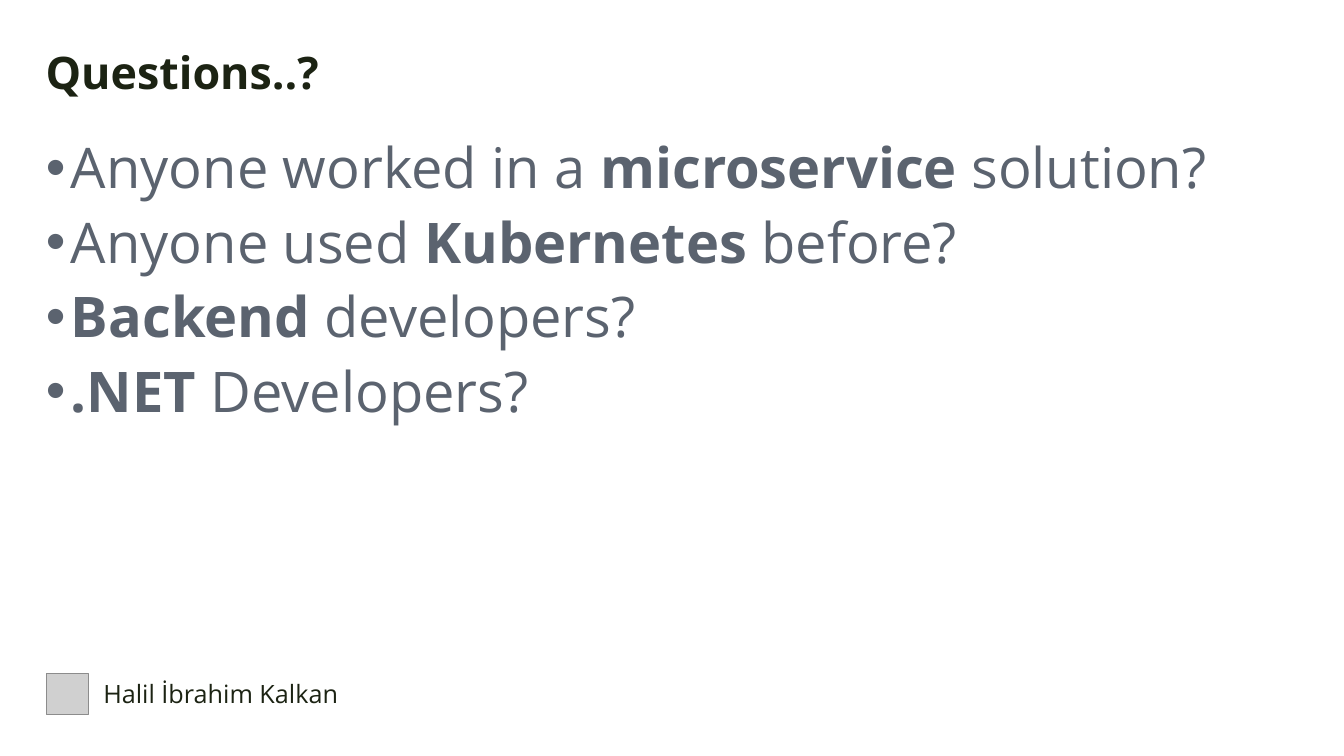
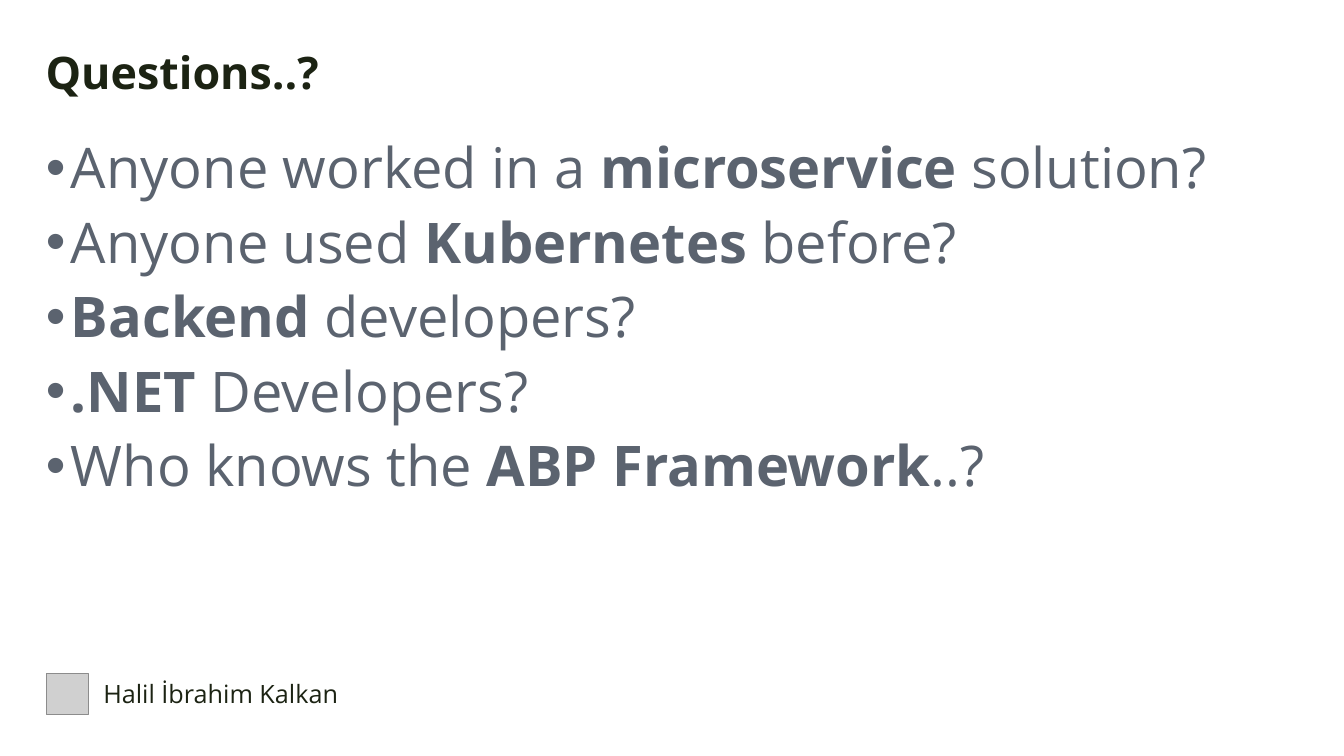
Before and after one commit to hikalkan/presentations, a slide deck: slide 4 of 2023-10-07 Devnot Kubernetes Integrated Development/KubernetesIntegratedDevelopment2023.pptx. Drawn at 1344x756 pixels with LibreOffice and Linux fonts; fonts in the diff are those of the drawing; grey boxes stand for pictures; background and template pictures are left out. Boxes give left, top, right and bottom in pixels: in the first picture for what was removed or moved away, otherwise in the second. Text is boxed around its words. In the diff, an @@ line names an element or a change of style, - is before the commit and + after.

```diff
--- a/2023-10-07 Devnot Kubernetes Integrated Development/KubernetesIntegratedDevelopment2023.pptx
+++ b/2023-10-07 Devnot Kubernetes Integrated Development/KubernetesIntegratedDevelopment2023.pptx
@@ text at (71, 443, 984, 487): paragraph added @@
+• Who knows the ABP Framework..?
```
